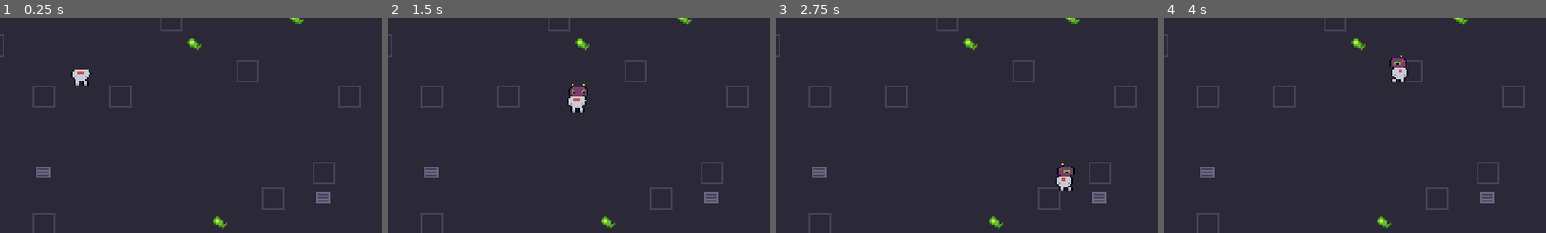
Above: before the commit, frames 1-4 (left to right).
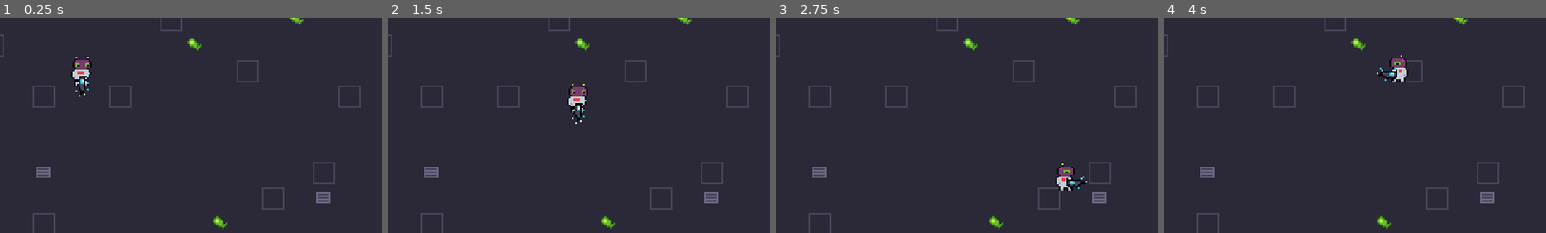
Above: after the commit, the same moments.

Repository: jaredoka/pale-orbit
Game: Godot game, scene res://scenes/main/Main.tscn
Same seed, same stepped clock (60 frames per second), same inputs: the game is played once before the commit and once after it.
Inputs:
- Up to frame 1 (0.25 s): no input
- Up to frame 2 (1.5 s): hold D (move_right) 0.53-1.28 s; hold S (move_down) from 1.28 s (still down)
- Up to frame 3 (2.75 s): release S (move_down) at 2.03 s; hold D (move_right) from 2.03 s (still down)
- Up to frame 4 (4 s): release D (move_right) at 2.78 s; hold W (move_up) 2.78-3.53 s; hold A (move_left) from 3.53 s (still down)
The pictures show only the part of the screen within x 39-89%, y 38-88%; the shares and areas given below are measured in that part.

The runs differ from the first frame. In frame 1, 0.4% of the frame differs, in the area x 19-24%, y 18-37%; in frame 2, 0.2%; in frame 3, 0.2%; in frame 4, 0.2%.
Error before the commit: Invalid access to property or key 'gun_skin' on a base object of type 'Node (game_state.gd)'. (res://scenes/player/player.gd:70)

Commit message:
Weapons: two-handed handgun with cosmetic skin system (IAP pipeline)
Composable handgun held two-handed at mid-torso: skin convention v2 (16x16
frames pointing right, hands drawn on the sprite, pivot pixel (7,8), muzzle
tip 7px forward); bullets and muzzle flash spawn at the muzzle tip. Skins
are cosmetic-only entries in GUN_SKINS equipped via GameState.gun_skin:
gun strip (animatable), projectile bolt animation, 64x64 shop icon.
Prototype 'electric' skin ships the full set: crackling 2-frame gun with
arcs outside the silhouette, electric bolts, detailed shop icon.
gun_skin currently defaults to electric to demo; flip to plasma for release.
Pipeline documented in HANDOFF.md §8.

Co-Authored-By: Claude Fable 5 <noreply@anthropic.com>

Diff:
--- a/autoload/game_state.gd
+++ b/autoload/game_state.gd
@@ -20,6 +20,9 @@
 var floor_rooms: Dictionary = {}  # { Vector2i: RoomData } — set by Main; read by HUD minimap
 var current_room: Vector2i = Vector2i.ZERO
 var cleared: Dictionary = {}  # Vector2i -> bool
+# Equipped cosmetic gun skin (see GUN_SKINS in player.gd). Cosmetic only —
+# never changes stats. &"electric" is the IAP prototype; default is &"plasma".
+var gun_skin: StringName = &"electric"
 
 var _dead: bool = false
 
--- a/scenes/player/projectile.gd
+++ b/scenes/player/projectile.gd
@@ -27,6 +27,7 @@
 		_shared_frames = SpriteSheets.build({
 			&"plasma": {path = "res://assets/sprites/fx/plasma_bolt_2.png", frames = 2, fps = 8.0},
 			&"acid": {path = "res://assets/sprites/fx/acid_glob_2.png", frames = 2, fps = 8.0},
+			&"electric": {path = "res://assets/sprites/fx/electric_bolt_2.png", frames = 2, fps = 8.0},
 		})
 	anim.sprite_frames = _shared_frames
 	body_entered.connect(_on_body_entered)
@@ -42,7 +43,8 @@
 	max_range = config.range
 	faction = config.faction
 	scale = Vector2.ONE * float(config.get("scale", 1.0))
-	anim.play(&"plasma" if faction == &"player" else &"acid")
+	# Optional cosmetic override (gun skins pass their bolt animation).
+	anim.play(config.get("anim", &"plasma" if faction == &"player" else &"acid"))
 	if faction == &"player":
 		collision_layer = LAYER_PLAYER_SHOTS
 		collision_mask = MASK_WALLS | MASK_ENEMIES
Binary file added: assets/sprites/fx/electric_bolt_2.png
Binary file added: assets/sprites/player/gun_electric_2.png
Binary file added: assets/sprites/player/gun_plasma_blaster.png
Binary file added: assets/ui/shop_gun_electric_64.png
Not shown, changed: HANDOFF.md
Not shown, added: art/scripts/gun_electric_icon.py
Not shown, added: art/scripts/gun_electric_skin.py
Not shown, added: art/scripts/gun_plasma_blaster_v1.py
Not shown, added: art/scripts/gun_plasma_blaster_v2.py
Not shown, added: art/scripts/gun_plasma_blaster_v3.py
Not shown, added: art/scripts/gun_plasma_blaster_v4.py
